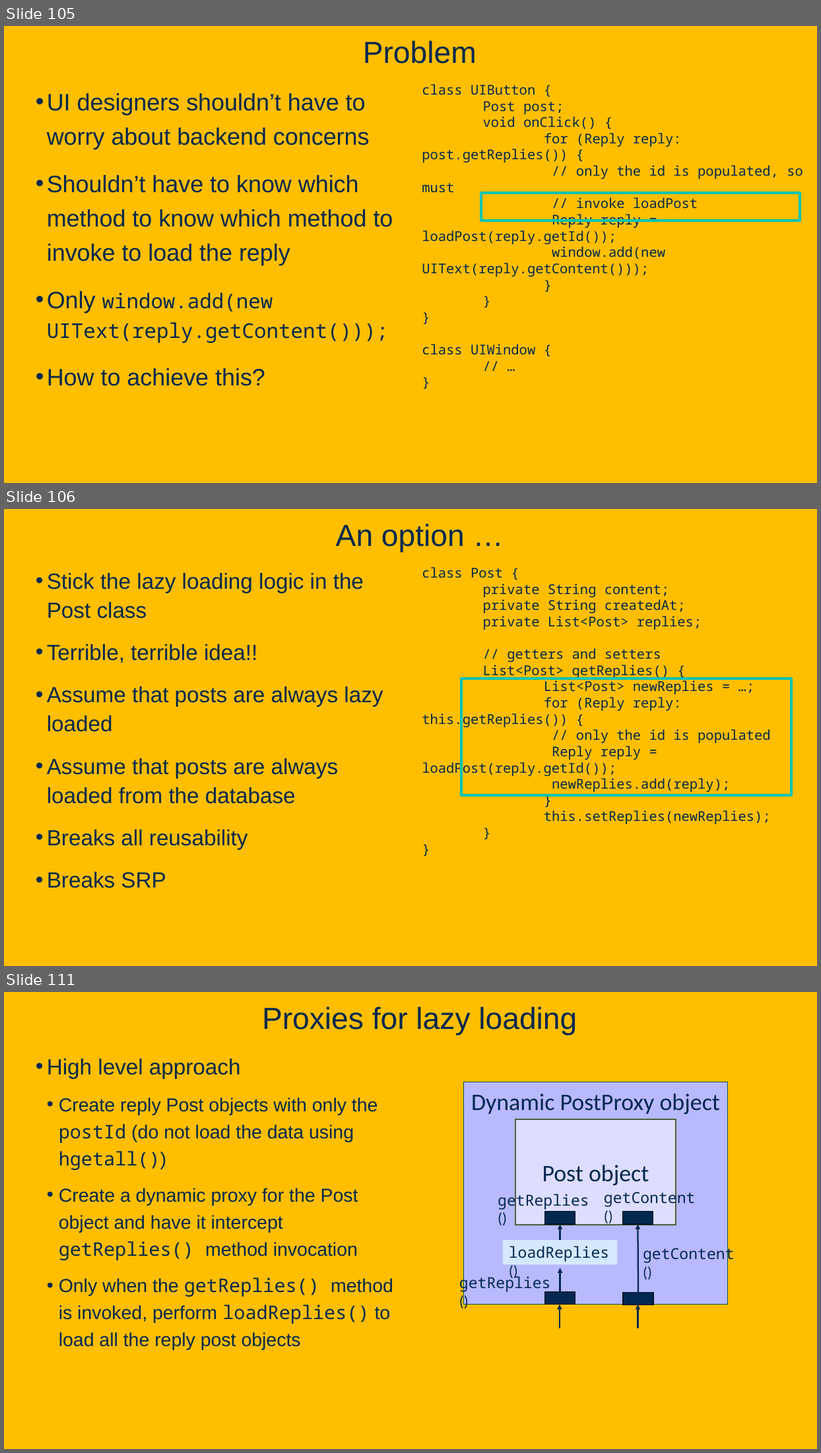
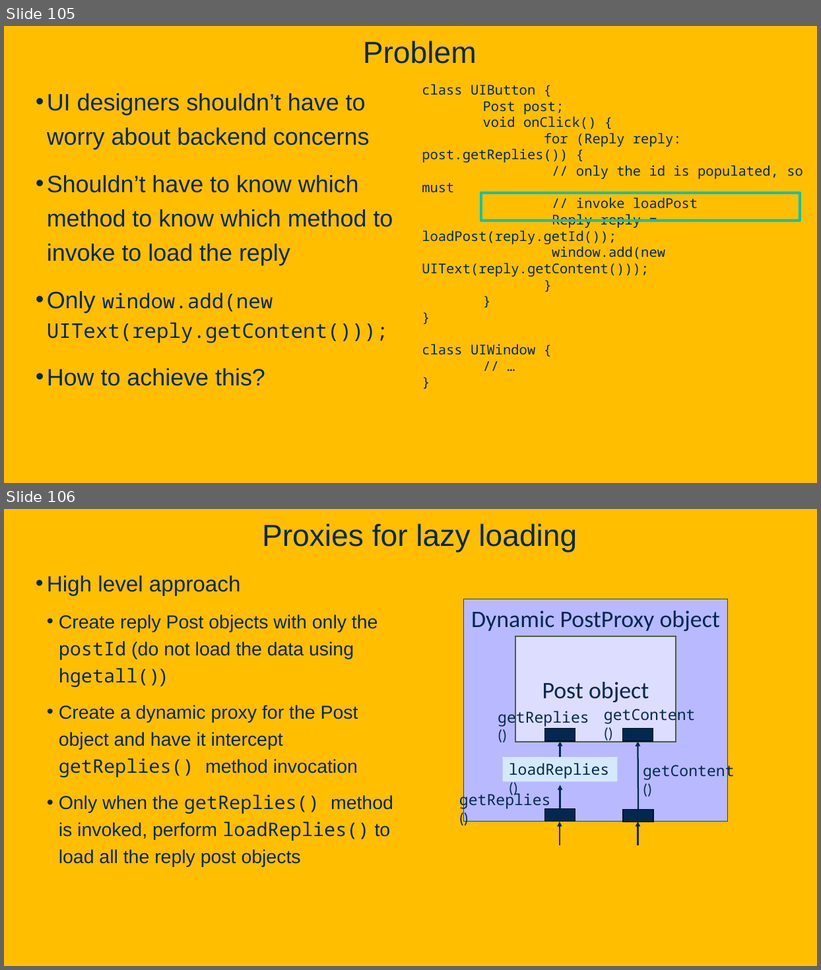
Before and after one commit to davsec-teaching/ECS_160, a slide deck: slides/Reflection.pptx. Shown one above the other, each under a label of ours: slides 105, 106 and 111 before the commit, slides 105 and 106 after it; the slides between them are not shown. The pictures are 821x1453 and 821x970 pixels, drawn with LibreOffice and Linux fonts; fonts in the diff are those of the drawing; background and template pictures are left out. Boxes give left, top, right and bottom in pixels: in the first picture for what was removed or moved away, otherwise in the second. Text is boxed around its words. In the diff, an @@ line names an element or a change of style, - is before the commit and + after.

```diff
--- a/slides/Reflection.pptx
+++ b/slides/Reflection.pptx
@@ slide 106 removed at [4, 509, 817, 966], background picture (left out) @@
@@ title removed at [336, 524, 465, 553] @@
-An option …
@@ text removed at [422, 567, 771, 824] @@
-class Post {
-private String content;
-private String createdAt;
-private List<Post> replies;
-// getters and setters
-List<Post> getReplies() {
-List<Post> newReplies = …;
-for (Reply reply: this.getReplies()) {
-// only the id is populated
-Reply reply = loadPost(reply.getId());
-newReplies.add(reply);
-}
-this.setReplies(newReplies);
-}
-}
@@ text removed at [47, 573, 383, 889] @@
-• Stick the lazy loading logic in the Post class
-• Terrible, terrible idea!!
-• Assume that posts are always lazy loaded
-• Assume that posts are always loaded from the database
-• Breaks all reusability
-• Breaks SRP
@@ rectangle removed at [461, 679, 792, 795] @@
@@ what was slide 111 is now slide 106 @@
```
Also in this commit, not shown: 2 slides changed, 4 other slides removed, 1 other file.
